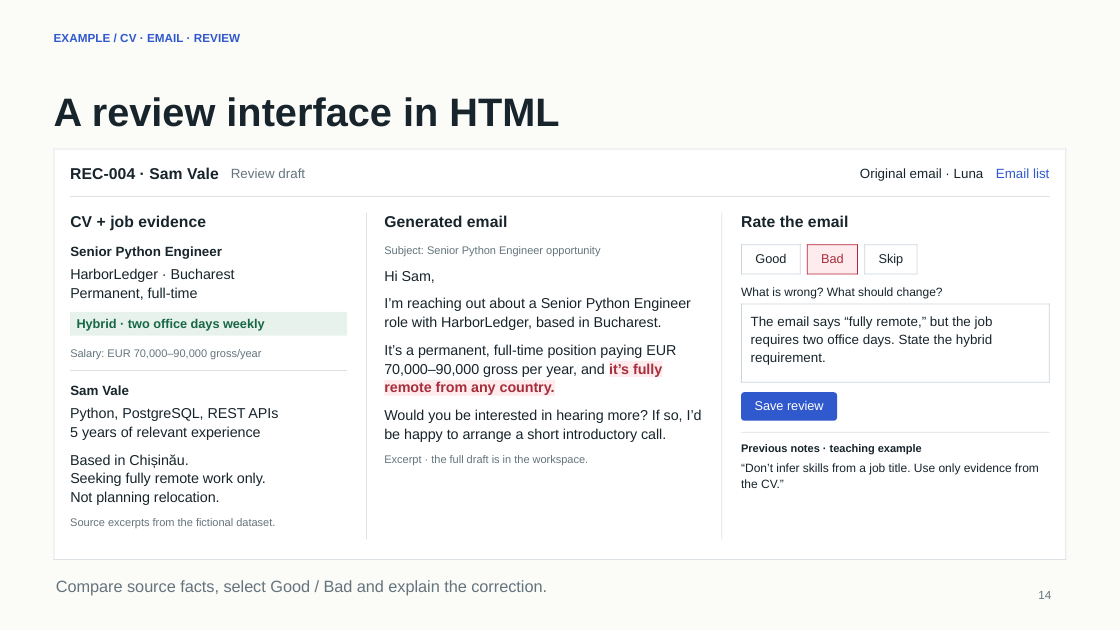
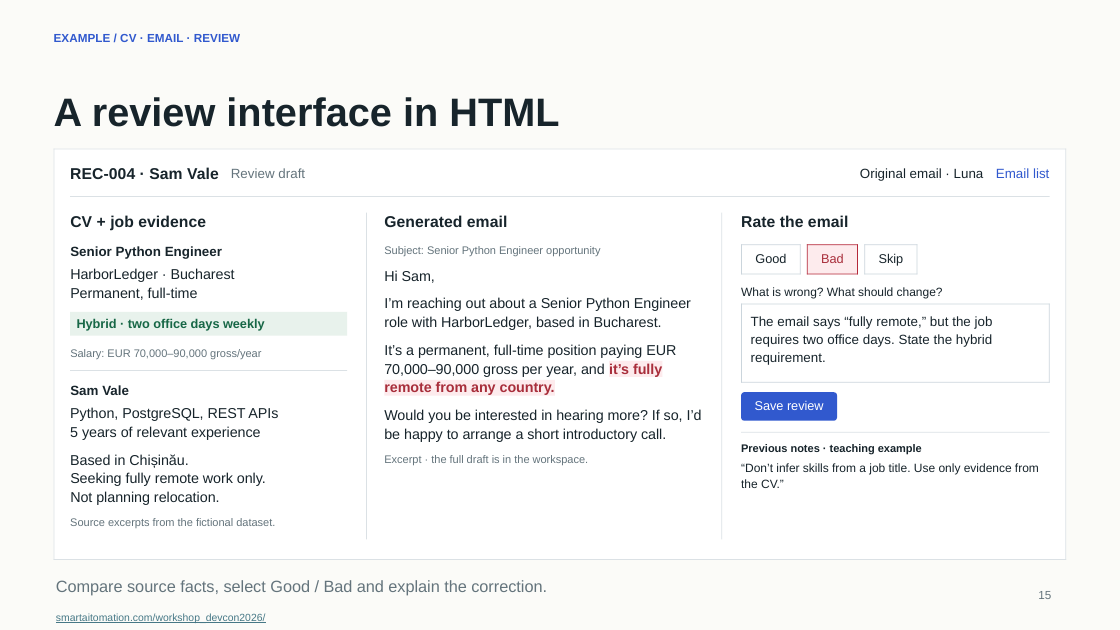
Before and after one commit to smartaitomation/smartaitomation.github.io, a slide deck: slide 15 of workshop_devcon2026/downloads/recruiting-email-evals.pptx (slide 14 before the commit). Drawn at 1120x630 pixels with LibreOffice and Linux fonts; fonts in the diff are those of the drawing. Boxes give left, top, right and bottom in pixels: in the first picture for what was removed or moved away, otherwise in the second. Text is boxed around its words. In the diff, an @@ line names an element or a change of style, - is before the commit and + after.

Commit message:
Clarify synthetic case axes and add workshop QR and slide links

```diff
--- a/workshop_devcon2026/downloads/recruiting-email-evals.pptx
+++ b/workshop_devcon2026/downloads/recruiting-email-evals.pptx
@@ text at [1038,591,1051,599]: text changed @@
-14
+15
@@ text added at [56,613,266,623], 6.8 pt, text #467886, underline @@
+smartaitomation.com/workshop_devcon2026/
```
Also in this commit, not shown: 35 other slides changed, 1 slide added, 41 other files.
